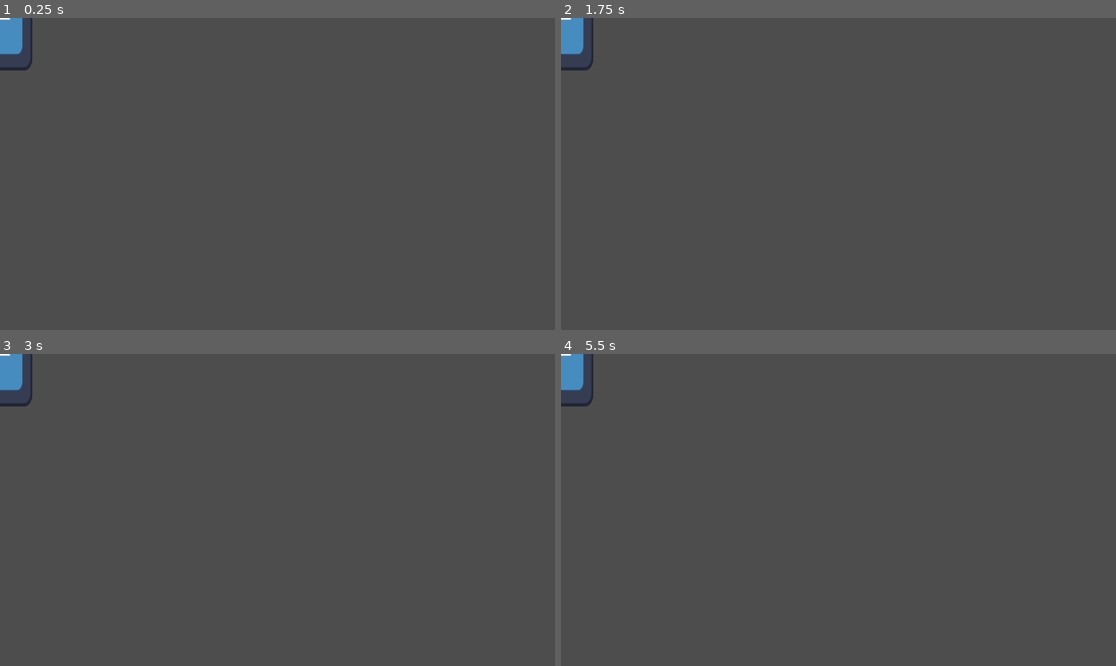
Above: before the commit, frames 1-4 (two rows, left to right).
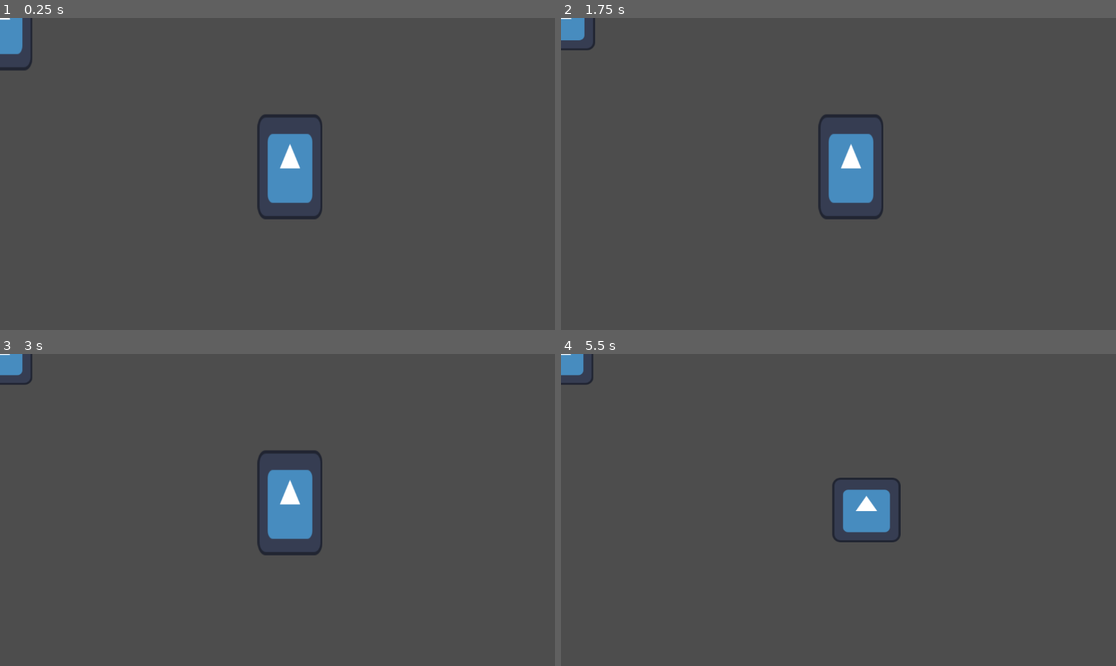
Above: after the commit, the same moments.

Repository: lucaphill/Cardi.a
Game: Godot game, scene res://main.tscn
The game is run twice, just before and just after one commit, with the same random seed, the same clock (stepped at 60 frames per second) and the same inputs. The engine's default icon, where the game draws it, is replaced by a stand-in: a white triangle on a blue panel in a dark square.
Inputs (mouse positions are in pixels of both pictures, inside the frame that each line leads up to):
- Up to frame 1 (0.25 s): no input
- Up to frame 2 (1.75 s): tap Enter at 0.5 s; move the mouse to (960, 158) at 0.52 s; click (960, 158) at 0.67 s; tap Space at 1.25 s; drag from (727, 189) to (561, 18) at 1.27 s
- Up to frame 3 (3 s): tap Enter at 2 s; move the mouse to (333, 441) at 2.02 s; click (333, 441) at 2.17 s; tap Space at 2.75 s; drag from (249, 572) to (111, 463) at 2.77 s
- Up to frame 4 (5.5 s): tap Enter at 3.5 s; move the mouse to (1005, 556) at 3.52 s; click (1005, 556) at 3.67 s; tap Space at 4.25 s; drag from (672, 463) to (561, 354) at 4.27 s; move the mouse to (866, 510) at 5.02 s; click (866, 510) at 5.17 s

The runs differ from the first frame. In frame 1, 2.3% of the frame differs, in the area x 46-59%, y 30-65%; in frame 2, 2.7%, in the area x 0-59%, y 0-65%; in frame 3, 2.6%; in frame 4, 1.8%.
Error after the commit: Invalid assignment of property or key 'scale' with value of type 'Vector2' on a base object of type 'Nil'. (res://cardManager.gd:38)

Commit message:
card hover effect adicionado

Diff:
--- /dev/null
+++ b/jogothais/card.gd
@@ -0,0 +1,21 @@
+extends Node2D
+# mandando o sinal de hovered para o cardmanager
+signal hovered
+signal hovered_off
+
+# Called when the node enters the scene tree for the first time.
+func _ready() -> void:
+	# Conecta a carta com o manager (TODAS AS CARTAS TEM QUE SER FILHAS DO MANAGER)
+	get_parent().connect_card_signals(self)
+
+
+# Called every frame. 'delta' is the elapsed time since the previous frame.
+func _process(delta: float) -> void:
+	pass
+
+
+func _on_area_2d_mouse_entered() -> void:
+	emit_signal("hovered", self)
+
+func _on_area_2d_mouse_exited() -> void:
+	emit_signal("hovered_off", self)
--- a/jogothais/card.tscn
+++ b/jogothais/card.tscn
@@ -1,12 +1,14 @@
 [gd_scene format=3 uid="uid://8ypthd13ouk3"]
 
 [ext_resource type="Texture2D" uid="uid://d300ra4e61mpc" path="res://icon.svg" id="1_kikvd"]
+[ext_resource type="Script" uid="uid://dpjvd4bgnfl11" path="res://card.gd" id="1_rjlel"]
 
 [sub_resource type="RectangleShape2D" id="RectangleShape2D_rjlel"]
 size = Vector2(135.00002, 127.41287)
 
 [node name="Cards" type="Node2D" unique_id=723870739]
 scale = Vector2(1, 1.703125)
+script = ExtResource("1_rjlel")
 
 [node name="CardBase" type="Sprite2D" parent="." unique_id=1415810203]
 scale = Vector2(1.0546874, 0.99999994)
@@ -19,3 +21,6 @@
 position = Vector2(9.1552734e-05, 0)
 scale = Vector2(0.99999976, 0.99999976)
 shape = SubResource("RectangleShape2D_rjlel")
+
+[connection signal="mouse_entered" from="Area2D" to="." method="_on_area_2d_mouse_entered"]
+[connection signal="mouse_exited" from="Area2D" to="." method="_on_area_2d_mouse_exited"]
--- a/jogothais/cardManager.gd
+++ b/jogothais/cardManager.gd
@@ -5,6 +5,7 @@
 # definindo variaveis
 var card_being_dragged
 var screen_size
+var is_hovering_on_card
 
 # Pega o tamanho da tela pra empedir que a carta seja arrastada pra fora dela
 func _ready() -> void:
@@ -24,9 +25,50 @@
 		if event.pressed:
 			var card = raycast_check_for_card() # chamando a função de identificação
 			if card:
-				card_being_dragged = card
+				start_drag(card)
 		else:
-			card_being_dragged = null
+			finish_drag()
+
+# ANIMAÇÃO PARA QUANDO COMEÇAMOS A PEGAR UMA CARTA
+func start_drag(card):
+	card_being_dragged = card
+	card.scale = Vector2(1, 1)
+
+func finish_drag():
+	card_being_dragged.scale = Vector2(1.05, 1.05)
+	card_being_dragged = null
+
+
+# conecta o sinal das cartas ao manager
+func connect_card_signals(card):
+	card.connect("hovered", on_hovered_over_card)
+	card.connect("hovered_off", on_hovered_off_card)
+
+# FUNÇÕES DEPENDENTES DA CONNECT CARD
+func on_hovered_over_card(card):
+	if !is_hovering_on_card:
+		is_hovering_on_card = true
+		highlight_card(card, true)
+
+func on_hovered_off_card(card):
+	if !card_being_dragged:
+		highlight_card(card, false)
+		# checando se a gente saiu de uma carta direto para a outra
+		var new_card_hovered = raycast_check_for_card()
+		if new_card_hovered:
+			highlight_card(new_card_hovered, true)
+		else:
+			is_hovering_on_card = false
+
+# Efeito de highlight (carta fica grande)
+func highlight_card(card, hovered):
+	if hovered:
+		card.scale = Vector2(1.05, 1.05)
+		card.z_index = 2
+	else:
+		card.scale = Vector2(1, 1)
+		card.z_index = 1
+
 
 # Identifica o que esta sendo clicado
 func raycast_check_for_card():
@@ -37,5 +79,20 @@
 	parameters.collision_mask = COLLISION_MASK_CARD
 	var result = space_state.intersect_point(parameters)
 	if result.size() > 0:
-		return result[0].collider.get_parent()
+		#return result[0].collider.get_parent()
+		return get_card_with_highest_z_index(result)
 	return null
+
+# Identifica a carta mais elevada
+func get_card_with_highest_z_index(cards):
+	# Vamos assumir que a primeira carta que aparece na função é a mais elevada em z
+	var highest_z_card = cards[0].collider.get_parent()
+	var highest_z_index = highest_z_card.z_index
+	# agora temos que procurar no resto das cartas por uma carta com um index maior
+	for i in range(1, cards.size()):
+		var current_card = cards[i].collider.get_parent()
+		if current_card.z_index > highest_z_index:
+			highest_z_card = current_card
+			highest_z_index = current_card.z_index
+
+	return highest_z_card
--- a/jogothais/main.tscn
+++ b/jogothais/main.tscn
@@ -9,3 +9,6 @@
 script = ExtResource("1_0xm2m")
 
 [node name="Cards" parent="CardManager" unique_id=723870739 instance=ExtResource("1_ig7tw")]
+position = Vector2(601.99994, 308.99997)
+
+[node name="Cards2" parent="CardManager" unique_id=404572671 instance=ExtResource("1_ig7tw")]
Not shown, added: jogothais/card.gd.uid
